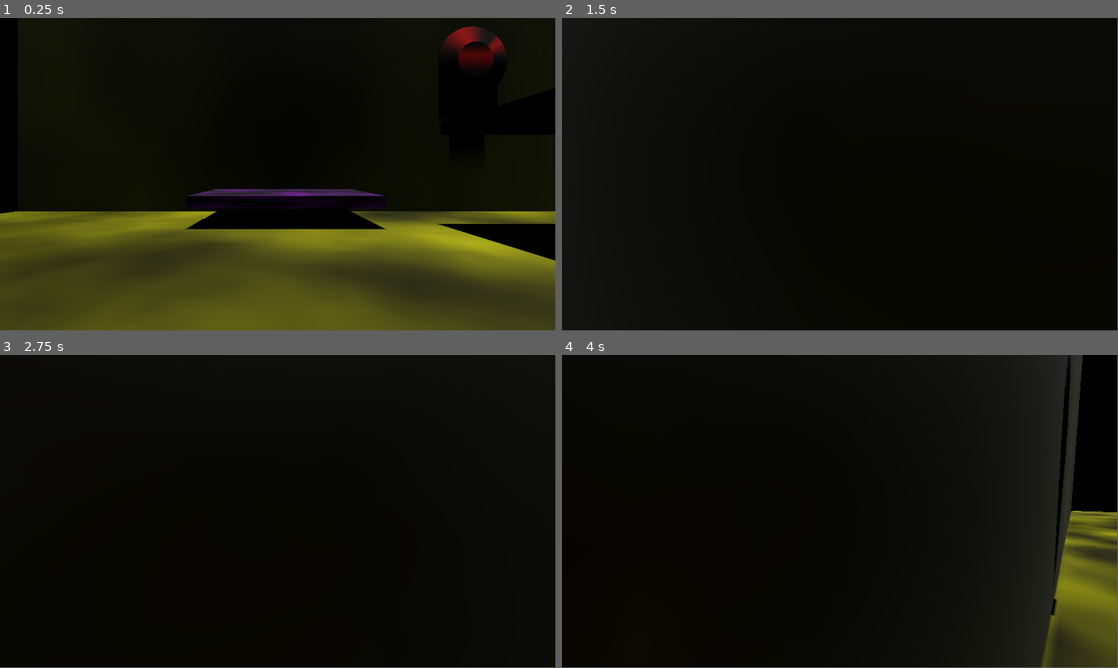
Above: before the commit, frames 1-4 (two rows, left to right).
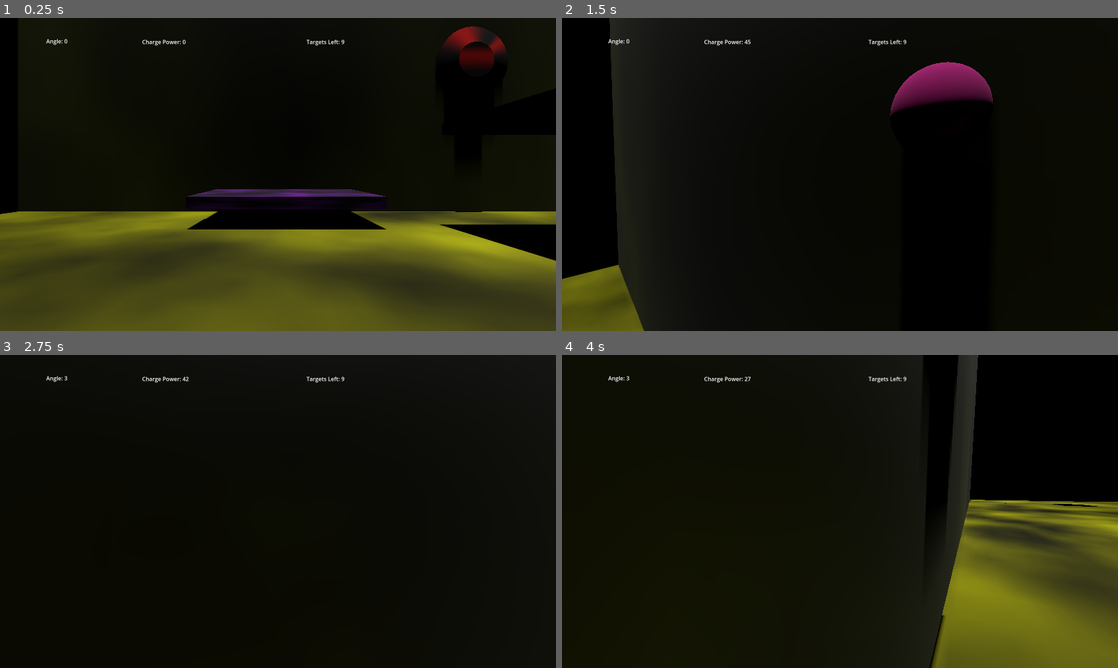
Above: after the commit, the same moments.

Repository: bsu-cs315/P3-Weaver
Game: Godot game, scene res://world/world.tscn
Same seed, same stepped clock (60 frames per second), same inputs: the game is played once before the commit and once after it.
Inputs (mouse positions are in pixels of both pictures, inside the frame that each line leads up to):
- Up to frame 1 (0.25 s): no input
- Up to frame 2 (1.5 s): tap Enter at 0.5 s; move the mouse to (867, 171) at 0.52 s; press the mouse at (867, 171) at 0.53 s; hold W (move_forward) from 0.53 s (still down); tap Space (jump) at 0.77 s; move the mouse to (812, 174) at 1.27 s; release the mouse at (812, 174) at 1.28 s; tap Mouse wheel up (decrement_angle) at 1.35 s
- Up to frame 3 (2.75 s): keep holding W (move_forward); tap Space (jump) at 1.52 s; click (250, 511) at 1.55 s; move the mouse to (289, 505) at 2.02 s; press the mouse at (289, 505) at 2.03 s; tap Mouse wheel down (increment_angle) at 2.1 s
- Up to frame 4 (4 s): keep holding W (move_forward); tap Space (jump) at 2.75, 3.02, 3.77 s; move the mouse to (834, 514) at 2.77 s; release the mouse at (834, 514) at 2.78 s; click (834, 514) at 2.85 s; tap Enter at 3.5 s; move the mouse to (878, 514) at 3.52 s; press the mouse at (878, 514) at 3.53 s
In our replay, the window is 799x449 before the commit and 800x450 after it. These sizes can differ from the game's own. Grey fills any space a smaller window leaves; there, only what the larger window draws over its background counts as a difference.

The runs differ from the first frame. In frame 1, 0.8% of the frame differs, in the area x 0-100%, y 2-100%; in frame 2, 4.4%; in frame 3, 0.2%; in frame 4, 19%, in the area x 8-100%, y 0-100%.

Commit message:
Add placeholder target functionality

Diff:
--- a/launcher/launcher.gd
+++ b/launcher/launcher.gd
@@ -2,7 +2,11 @@
 
 const _ROTATION_DEGREES_PER_SECOND := 180
 
-var charge_power = 0
+signal angle_changed(new_angle: float)
+signal charge_power_changed(new_power: float)
+
+var _charge_power_number := 0
+var charge_power = 1
 var _angle := 0.0
 
 @export var force := Vector3(-300,0,-300)
@@ -16,7 +20,8 @@
 
 
 func _process(delta:float):
-#	var original_angle := _angle
+	var original_angle := _angle
+	var original_power := _charge_power_number
 
 	if Input.is_action_just_pressed("increment_angle"):
 		_angle -= _ROTATION_DEGREES_PER_SECOND * delta
@@ -25,20 +30,37 @@
 
 	_angle = clampf(_angle, -90, 0)
 
-	var current_force = Vector3(force.x, ((_angle/20)+1), force.z)
+
+	if _angle != original_angle:
+		angle_changed.emit(_angle)
+
+
+
+	var current_force = Vector3(force.x, ((_angle/20)-1), force.z)
 
 
 
 	if Input.is_action_pressed("launch"):
 		charge_power += .1
+		_charge_power_number -= 1
 
+		if _charge_power_number != original_power:
+			charge_power_changed.emit(_charge_power_number)
 	if Input.is_action_just_released("launch"):
 		_make_new_bird(charge_power*current_force)
-		charge_power = 0
-	elif (charge_power >= 5):
+		charge_power = 1
+		_charge_power_number = 0
+	elif (charge_power >= 6):
 		_make_new_bird(charge_power*current_force)
-		charge_power = 0
+		charge_power = 1
+		_charge_power_number = 0
 
+
+func get_angle():
+	return _angle
+
+func get_charge_power():
+	return _charge_power_number
 
 func _make_new_bird(launch_power):
 	var bird_inst = bird.instantiate()
--- a/project.godot
+++ b/project.godot
@@ -14,6 +14,13 @@
 run/main_scene="res://world/world.tscn"
 config/features=PackedStringArray("4.1", "Forward Plus")
 config/icon="res://icon.svg"
+
+[display]
+
+window/size/viewport_width=1280
+window/size/viewport_height=720
+window/size/window_width_override=1600
+window/size/window_height_override=900
 
 [input]
 
--- /dev/null
+++ b/ui/hud.gd
@@ -0,0 +1,55 @@
+extends Control
+
+
+var score = 9
+
+func set_launcher(launcher) -> void:
+	launcher.angle_changed.connect(_on_launcher_angle_changed)
+	_update_angle_label(launcher.get_angle())
+
+	launcher.charge_power_changed.connect(_on_launcher_charge_power_changed)
+	_update_charge_power_label(launcher.get_charge_power())
+
+
+func _on_launcher_angle_changed(new_angle:float) -> void:
+	_update_angle_label(new_angle)
+
+
+func _on_launcher_charge_power_changed(new_charge_power:float) -> void:
+
+	_update_charge_power_label(new_charge_power)
+
+func _update_angle_label(new_angle:float)->void:
+	$angle_label.text = "Angle: %d" % -new_angle
+
+func _update_charge_power_label(new_charge_power:float)->void:
+	$power_label.text = "Charge Power: %d" % -new_charge_power
+
+
+func _on_target_1_hit():
+	score -= 1
+	$score_label.text = "Targets Left: %d" % (score)
+func _on_target_2_hit():
+	score -= 1
+	$score_label.text = "Targets Left: %d" % (score)
+func _on_target_3_hit():
+	score -= 1
+	$score_label.text = "Targets Left: %d" % (score)
+func _on_target_4_hit():
+	score -= 1
+	$score_label.text = "Targets Left: %d" % (score)
+func _on_target_5_hit():
+	score -= 1
+	$score_label.text = "Targets Left: %d" % (score)
+func _on_target_6_hit():
+	score -= 1
+	$score_label.text = "Targets Left: %d" % (score)
+func _on_target_7_hit():
+	score -= 1
+	$score_label.text = "Targets Left: %d" % (score)
+func _on_target_8_hit():
+	score -= 1
+	$score_label.text = "Targets Left: %d" % (score)
+func _on_target_9_hit():
+	score -= 1
+	$score_label.text = "Targets Left: %d" % (score)
--- /dev/null
+++ b/ui/hud.tscn
@@ -0,0 +1,37 @@
+[gd_scene load_steps=3 format=3 uid="uid://bnhxwi8af6nvr"]
+
+[ext_resource type="Script" path="res://ui/hud.gd" id="1_uqrm6"]
+
+[sub_resource type="GDScript" id="GDScript_j3h1v"]
+script/source = "extends Label
+
+var score = 0"
+
+[node name="hud" type="Control"]
+layout_mode = 3
+anchors_preset = 0
+offset_right = 40.0
+offset_bottom = 40.0
+script = ExtResource("1_uqrm6")
+
+[node name="score_label" type="Label" parent="."]
+layout_mode = 0
+offset_left = 749.0
+offset_top = 2.0
+offset_right = 859.0
+offset_bottom = 28.0
+text = "Targets Left: 9"
+script = SubResource("GDScript_j3h1v")
+
+[node name="power_label" type="Label" parent="."]
+layout_mode = 0
+offset_left = 276.0
+offset_top = 2.0
+offset_right = 316.0
+offset_bottom = 28.0
+text = "-"
+
+[node name="angle_label" type="Label" parent="."]
+layout_mode = 0
+offset_right = 40.0
+offset_bottom = 23.0
--- /dev/null
+++ b/world/world.gd
@@ -0,0 +1,6 @@
+extends Node
+
+
+# Called when the node enters the scene tree for the first time.
+func _ready():
+	$hud.set_launcher($player_body/launcher)
--- a/world/world.tscn
+++ b/world/world.tscn
@@ -1,7 +1,9 @@
-[gd_scene load_steps=22 format=3 uid="uid://b3jdc6bya0ehs"]
-
+[gd_scene load_steps=24 format=3 uid="uid://b3jdc6bya0ehs"]
+
+[ext_resource type="Script" path="res://world/world.gd" id="1_mdrm6"]
 [ext_resource type="PackedScene" uid="uid://d3bbricurnrc4" path="res://player_body/player_body.tscn" id="1_ogxnp"]
 [ext_resource type="PackedScene" uid="uid://drlv3ra11el8y" path="res://target/target.tscn" id="2_0img2"]
+[ext_resource type="PackedScene" uid="uid://bnhxwi8af6nvr" path="res://ui/hud.tscn" id="3_xqg0q"]
 
 [sub_resource type="BoxShape3D" id="BoxShape3D_4ywqm"]
 size = Vector3(100, 2, 100)
@@ -71,6 +73,7 @@
 size = Vector3(100, 2, 100)
 
 [node name="world" type="Node"]
+script = ExtResource("1_mdrm6")
 
 [node name="wall_set" type="Node3D" parent="."]
 
@@ -518,3 +521,19 @@
 
 [node name="target9" parent="target_set" instance=ExtResource("2_0img2")]
 transform = Transform3D(0.0341842, 0, -0.999416, 0, 1, 0, 0.999416, 0, 0.0341842, 27.2022, 48.9102, -40.8139)
+
+[node name="hud" parent="." instance=ExtResource("3_xqg0q")]
+offset_left = 133.0
+offset_top = 55.0
+offset_right = 173.0
+offset_bottom = 95.0
+
+[connection signal="hit" from="target_set/target1" to="hud" method="_on_target_1_hit"]
+[connection signal="hit" from="target_set/target2" to="hud" method="_on_target_2_hit"]
+[connection signal="hit" from="target_set/target3" to="hud" method="_on_target_3_hit"]
+[connection signal="hit" from="target_set/target4" to="hud" method="_on_target_4_hit"]
+[connection signal="hit" from="target_set/target5" to="hud" method="_on_target_5_hit"]
+[connection signal="hit" from="target_set/target6" to="hud" method="_on_target_6_hit"]
+[connection signal="hit" from="target_set/target7" to="hud" method="_on_target_7_hit"]
+[connection signal="hit" from="target_set/target8" to="hud" method="_on_target_8_hit"]
+[connection signal="hit" from="target_set/target9" to="hud" method="_on_target_9_hit"]
